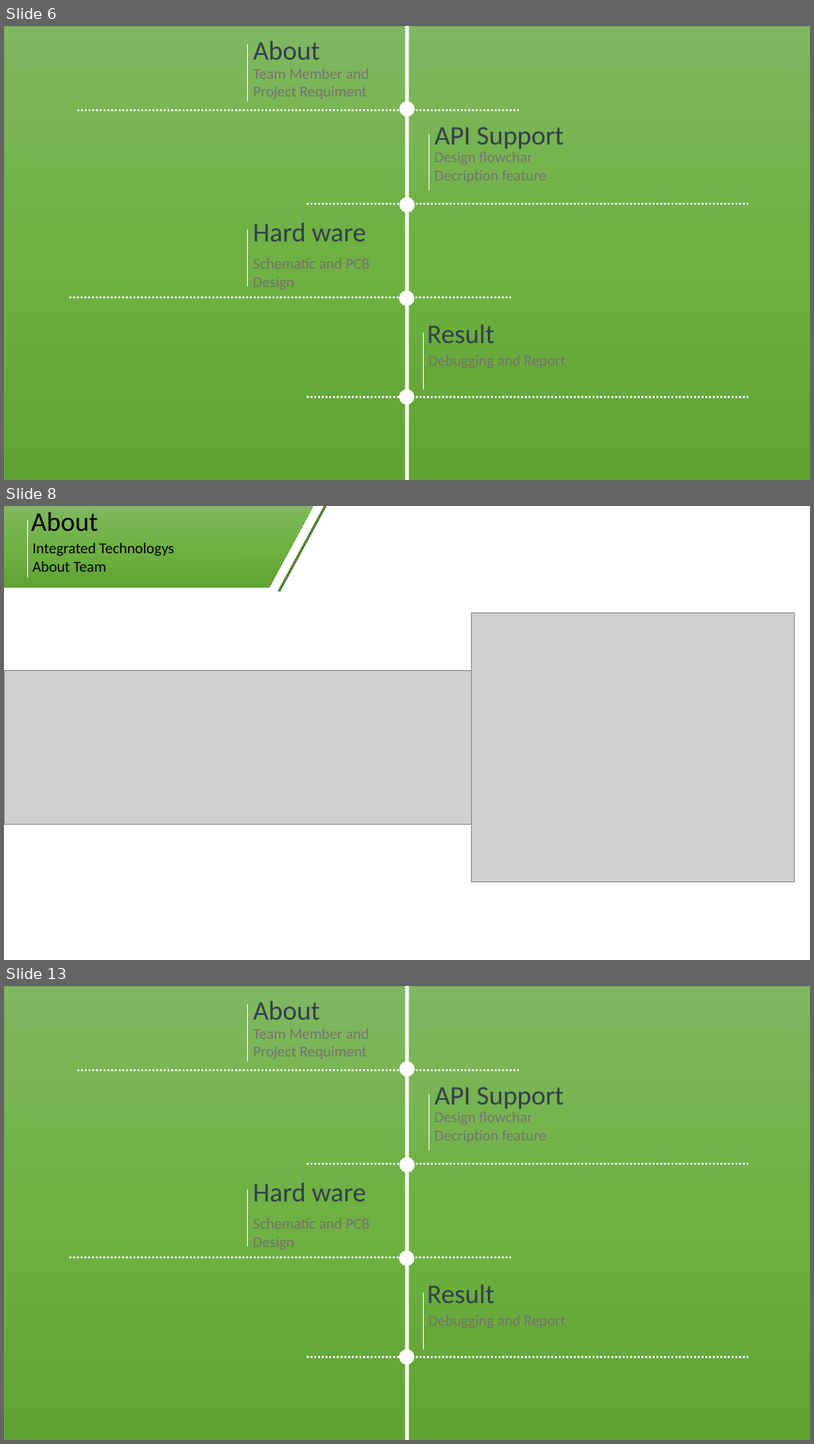
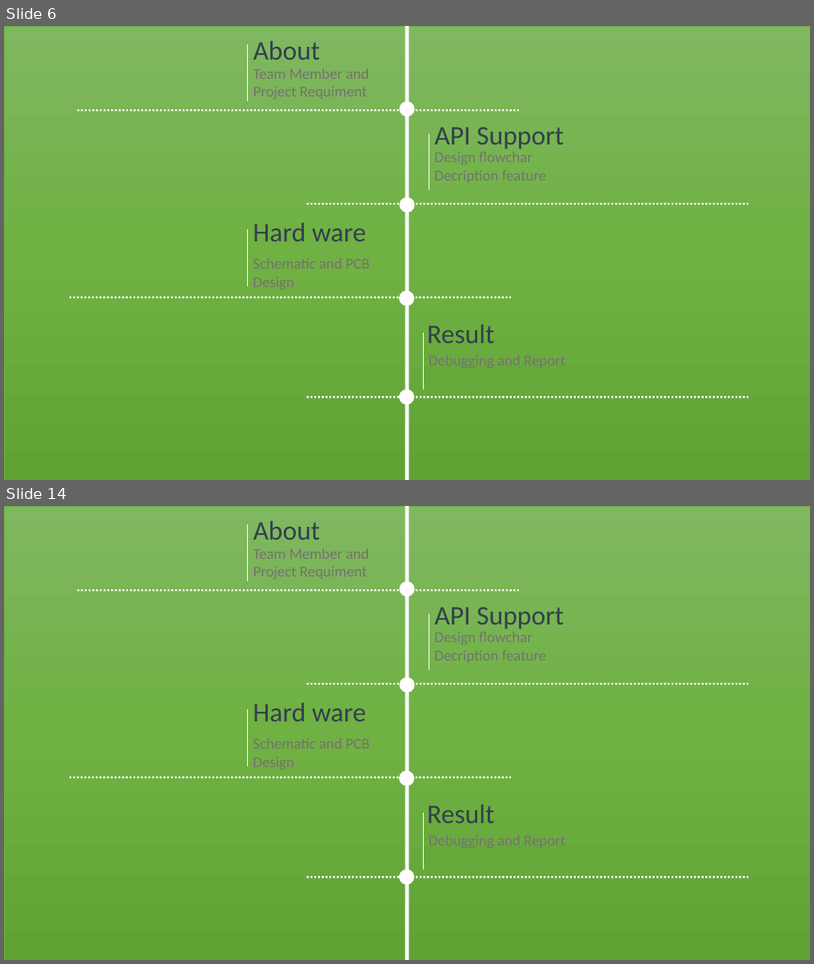
Before and after one commit to hoangphuc-fn/Finally-Assignment-AUTOSAR-, a slide deck: SPIDriver.pptx. Shown one above the other, each under a label of ours: slides 6, 8 and 13 before the commit, slides 6 and 14 after it; the slides between them are not shown. The pictures are 814x1444 and 814x964 pixels, drawn with LibreOffice and Linux fonts; fonts in the diff are those of the drawing; grey boxes stand for pictures. Boxes give left, top, right and bottom in pixels: in the first picture for what was removed or moved away, otherwise in the second. Text is boxed around its words. In the diff, an @@ line names an element or a change of style, - is before the commit and + after.

```diff
--- a/SPIDriver.pptx
+++ b/SPIDriver.pptx
@@ slide 8 removed at (x1=4, y1=506, x2=810, y2=960), background #FFFFFF @@
@@ rectangle removed at (x1=4, y1=506, x2=266, y2=588) @@
@@ line removed from (27, 520) to (27, 577) @@
@@ text removed at (x1=31, y1=512, x2=98, y2=531) @@
-About
@@ parallelogram removed at (x1=222, y1=506, x2=314, y2=588) @@
@@ line removed from (279, 592) to (326, 506) @@
@@ text removed at (x1=33, y1=543, x2=174, y2=572) @@
-Integrated Technologys
-About Team
@@ picture removed at (x1=472, y1=613, x2=794, y2=882) @@
@@ picture removed at (x1=4, y1=670, x2=472, y2=824) @@
@@ what was slide 13 is now slide 14 @@
```
Also in this commit, not shown: 6 slides changed, 7 slides added, 6 other slides removed.
